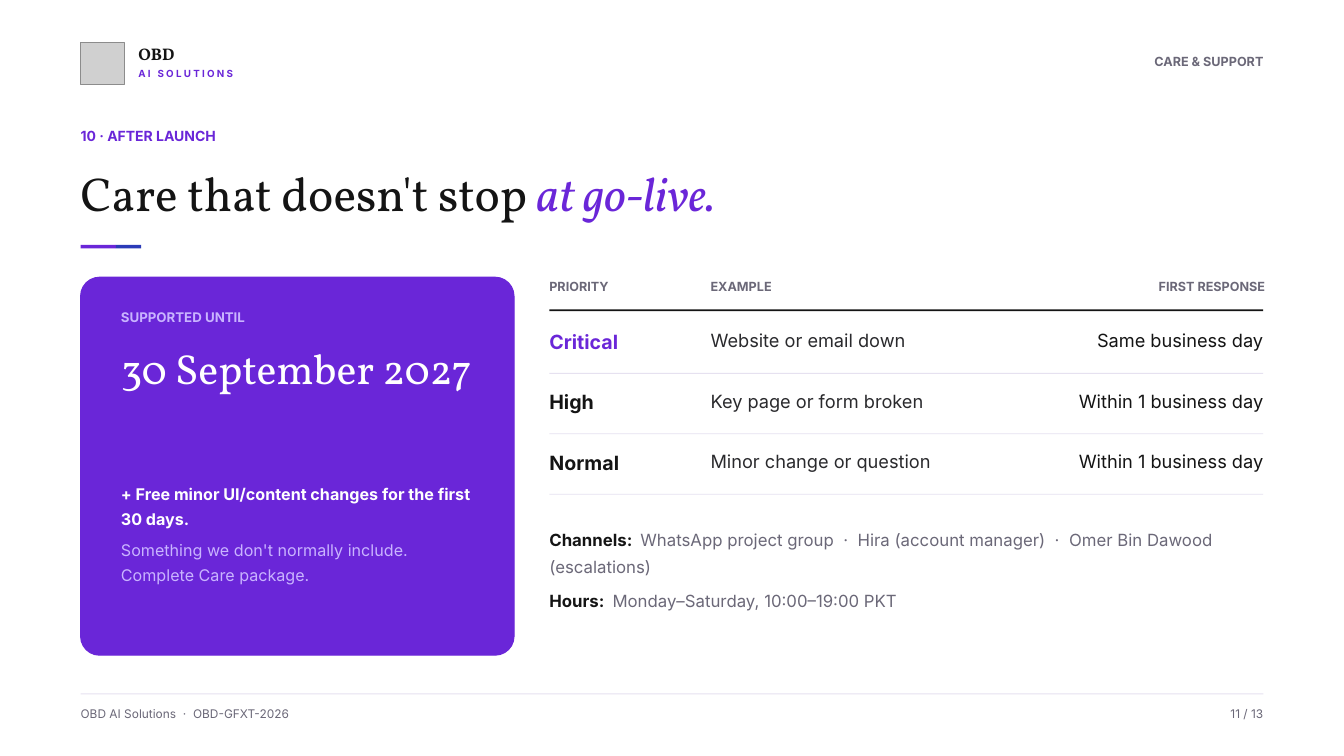
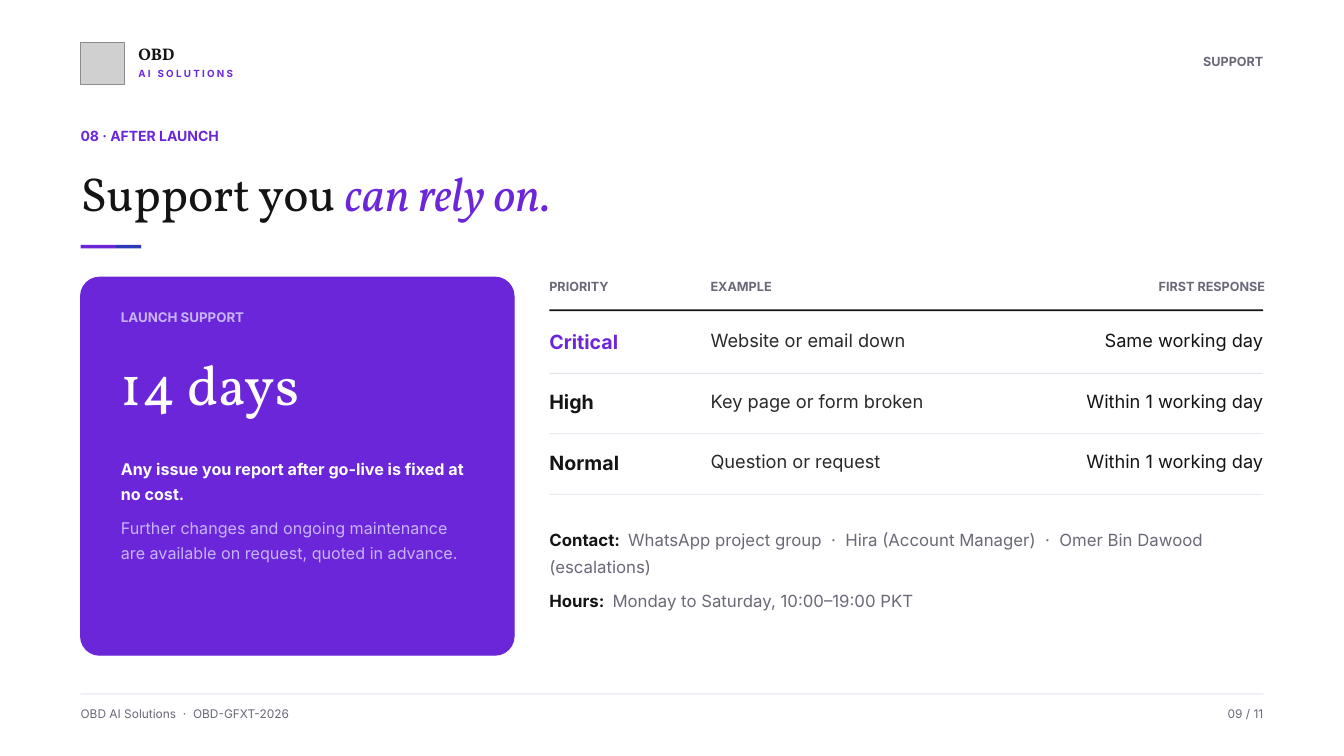
Before and after one commit to dev-qaamqaaj/website-docs, a slide deck: slide 9 of GFX-T Onboarding Kit/PPT/00 - Kickoff Deck.pptx (slide 11 before the commit). Drawn at 1344x756 pixels with LibreOffice and Linux fonts; fonts in the diff are those of the drawing; grey boxes stand for pictures. Boxes give left, top, right and bottom in pixels: in the first picture for what was removed or moved away, otherwise in the second. Text is boxed around its words. In the diff, an @@ line names an element or a change of style, - is before the commit and + after.

```diff
--- a/GFX-T Onboarding Kit/PPT/00 - Kickoff Deck.pptx
+++ b/GFX-T Onboarding Kit/PPT/00 - Kickoff Deck.pptx
@@ text at (x1=1203, y1=57, x2=1263, y2=66): text changed @@
-CARE & SUPPORT
+SUPPORT
@@ text at (x1=81, y1=130, x2=219, y2=141): text changed @@
-10 · AFTER LAUNCH
+08 · AFTER LAUNCH
@@ text at (x1=81, y1=177, x2=551, y2=223): text changed @@
-Care that doesn't stop at go-live.
+Support you can rely on.
@@ text at (x1=121, y1=312, x2=244, y2=322): text changed @@
-SUPPORTED UNTIL
+LAUNCH SUPPORT
@@ text at (x1=1105, y1=333, x2=1263, y2=351): text changed @@
-Same business day
+Same working day
@@ text at (x1=121, y1=365, x2=299, y2=419): text changed; size 30 to 40 pt @@
-30 September 2027
+14 days
@@ text at (x1=1086, y1=394, x2=1263, y2=412): text changed @@
-Within 1 business day
+Within 1 working day
@@ text at (x1=121, y1=462, x2=463, y2=562): text changed @@
-+ Free minor UI/content changes for the first 30 days.
-Something we don't normally include. Complete Care package.
+Any issue you report after go-live is fixed at no cost.
+Further changes and ongoing maintenance are available on request, quoted in advance.
@@ text at (x1=711, y1=454, x2=880, y2=472): text changed @@
-Minor change or question
+Question or request
@@ text at (x1=1086, y1=454, x2=1263, y2=472): text changed @@
-Within 1 business day
+Within 1 working day
@@ text at (x1=549, y1=533, x2=1202, y2=611): text changed @@
-Channels: WhatsApp project group · Hira (account manager) · Omer Bin Dawood (escalations)
-Hours: Monday–Saturday, 10:00–19:00 PKT
+Contact: WhatsApp project group · Hira (Account Manager) · Omer Bin Dawood (escalations)
+Hours: Monday to Saturday, 10:00–19:00 PKT
@@ text at (x1=1228, y1=709, x2=1264, y2=718): text changed @@
-11 / 13
+09 / 11
```
Also in this commit, not shown: 9 other slides changed, 2 slides removed, 30 other files.
